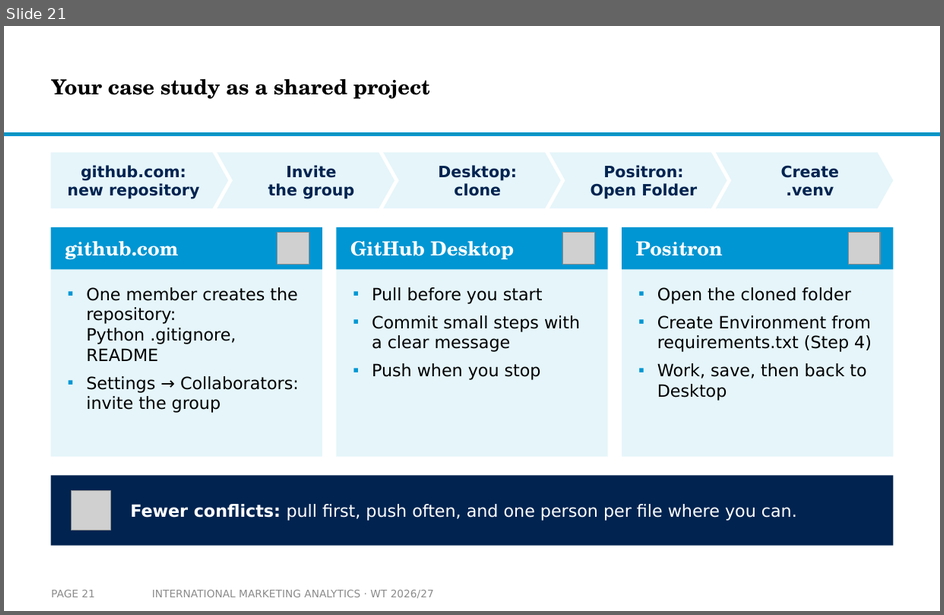
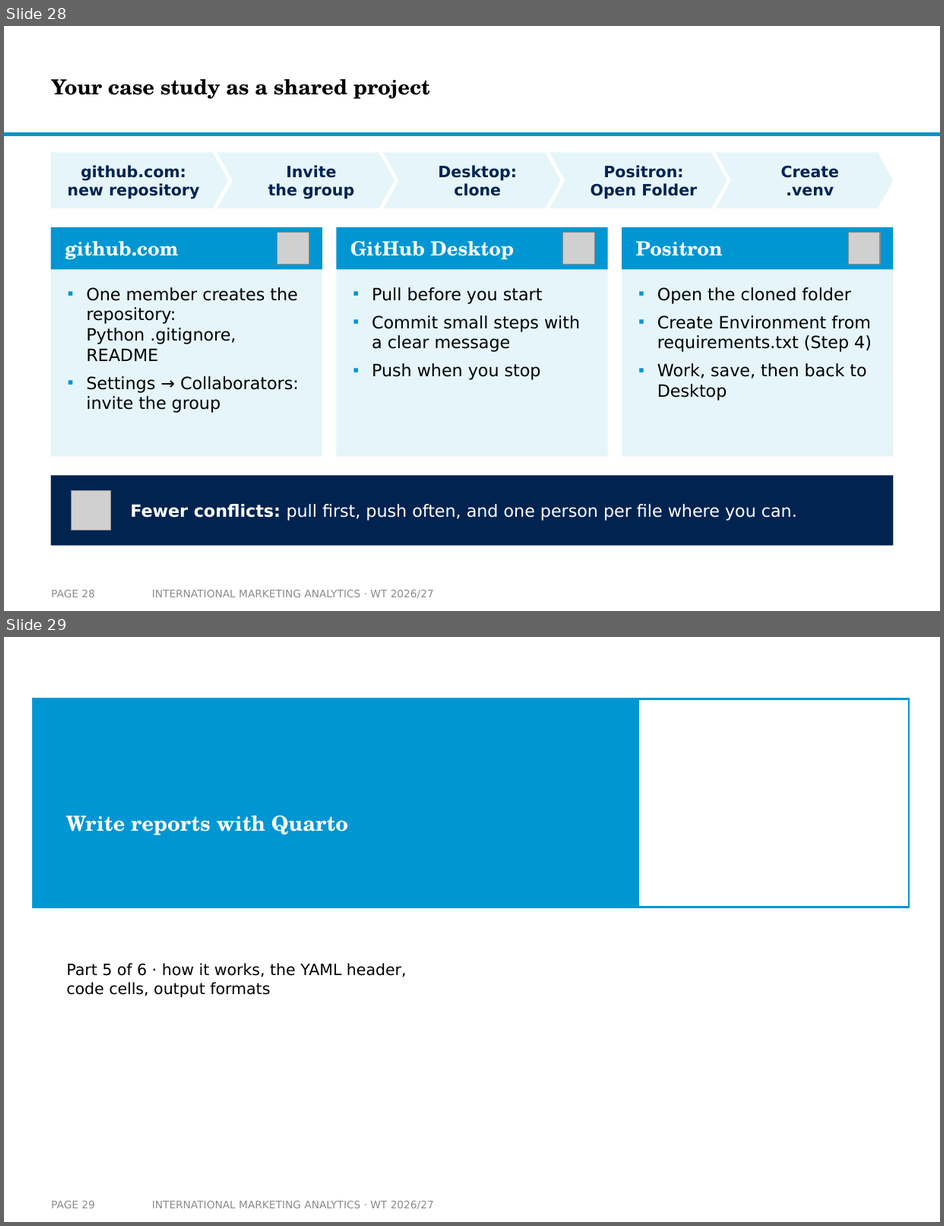
Before and after one commit to arnefloh-wu/International-Marketing-Analytics, a slide deck: slides/01a_setup-and-registration_WT26-27.pptx. Shown one above the other, each under a label of ours: slide 21 before the commit, slides 28 and 29 after it. The pictures are 944x615 and 944x1226 pixels, drawn with LibreOffice and Linux fonts; fonts in the diff are those of the drawing; grey boxes stand for pictures; background and template pictures are left out. Boxes give left, top, right and bottom in pixels: in the first picture for what was removed or moved away, otherwise in the second. Text is boxed around its words. In the diff, an @@ line names an element or a change of style, - is before the commit and + after.

```diff
--- a/slides/01a_setup-and-registration_WT26-27.pptx
+++ b/slides/01a_setup-and-registration_WT26-27.pptx
@@ slide 29 added at (x1=4, y1=637, x2=940, y2=1222), background #FFFFFF @@
@@ rectangle added at (x1=33, y1=699, x2=638, y2=908), fill #0096D3, outline #0096D3 1.5 pt @@
@@ rectangle added at (x1=638, y1=699, x2=909, y2=908), fill #FFFFFF, outline #0096D3 1.5 pt @@
@@ title added at (x1=66, y1=816, x2=348, y2=835), 16 pt, text #FFFFFF, bold @@
+Write reports with Quarto
@@ text added at (x1=66, y1=963, x2=407, y2=998), 12 pt, text #000000 @@
+Part 5 of 6 · how it works, the YAML header, code cells, output formats
@@ page number added at (x1=51, y1=1201, x2=94, y2=1209), 8 pt, text #8C8C8C @@
+PAGE 29
@@ text added at (x1=152, y1=1201, x2=434, y2=1209), 8 pt, text #8C8C8C @@
+INTERNATIONAL MARKETING ANALYTICS · WT 2026/27
@@ what was slide 21 is now slide 28 @@
@@ page number at (x1=51, y1=590, x2=94, y2=598): text changed @@
-PAGE 21
+PAGE 28
```
Also in this commit, not shown: 7 slides changed, 8 other slides added, 1 slide removed, 12 other files.
